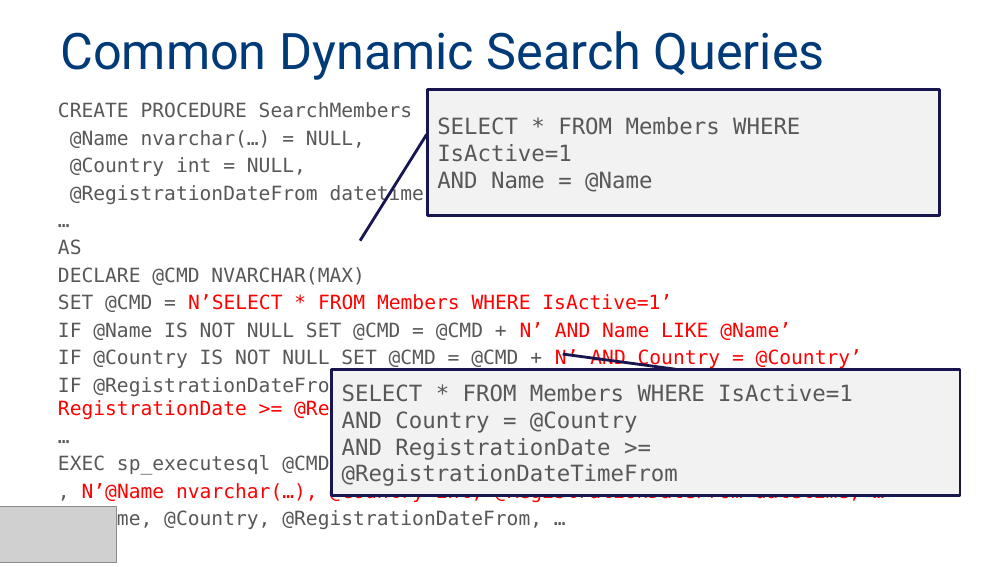
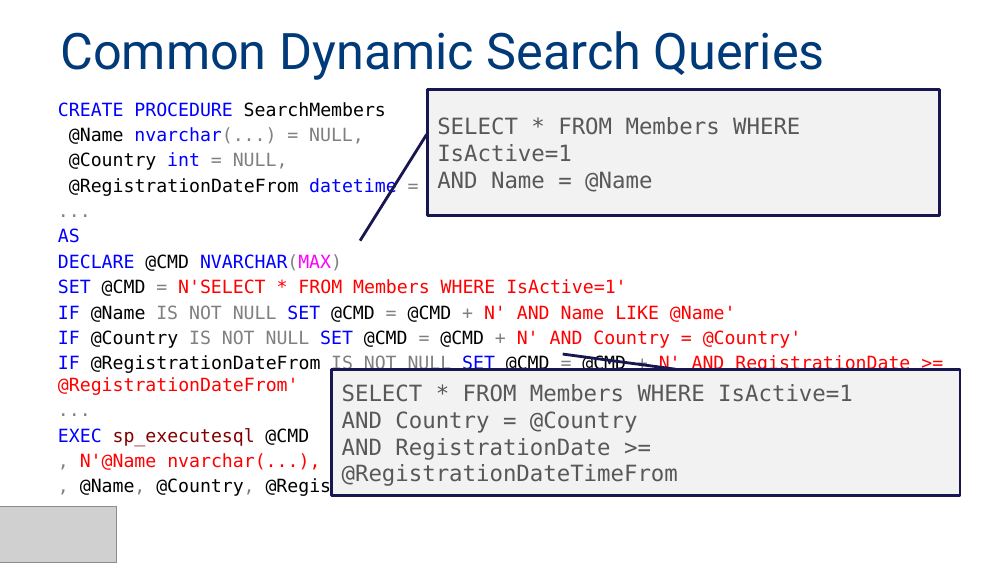
Before and after one commit to MadeiraData/DynamicFilters, a slide deck: slide 10 of DynamicFilters_Presentation_Eng.pptx. Drawn at 1008x567 pixels with LibreOffice and Linux fonts; fonts in the diff are those of the drawing; grey boxes stand for pictures. Boxes give left, top, right and bottom in pixels: in the first picture for what was removed or moved away, otherwise in the second. Text is boxed around its words. In the diff, an @@ line names an element or a change of style, - is before the commit and + after.

Commit message:
presentation changes

```diff
--- a/DynamicFilters_Presentation_Eng.pptx
+++ b/DynamicFilters_Presentation_Eng.pptx
@@ text at bbox=[58, 102, 910, 497]: text changed; size 14 to 12.9 pt; text colour #58585A to #808080 @@
-…
+...
@@ text at bbox=[58, 102, 484, 446]: size 14 to 12.9 pt in "CREATE PROCEDURE SearchMembers", "@Country int = NULL,", "@RegistrationDateFrom datetime = NULL,", "AS" and 2 more places; text colour #58585A to #0000FF in "CREATE PROCEDURE", "int", "datetime", "AS" and 2 more places; text colour #58585A to #000000 in "SearchMembers", "@Country", "@RegistrationDateFrom", "@CMD" and 1 more places; text colour #58585A to #808080 in "= NULL,", "= NULL,", "NVARCHAR(MAX)"; text colour #58585A to #FF00FF in "NVARCHAR(MAX)"; text colour #58585A to #800000 in "sp_executesql" @@
@@ text at bbox=[69, 127, 364, 144]: text changed; size 14 to 12.9 pt; text colour #58585A to #808080 @@
-@Name nvarchar(…) = NULL,
+@Name nvarchar(...) = NULL,
@@ text at bbox=[58, 279, 910, 395]: text changed; size 14 to 12.9 pt @@
-SET @CMD = N’SELECT * FROM Members WHERE IsActive=1’
-IF @Name IS NOT NULL SET @CMD = @CMD + N’ AND Name LIKE @Name’
-IF @Country IS NOT NULL SET @CMD = @CMD + N’ AND Country = @Country’
-IF @RegistrationDateFrom IS NOT NULL SET @CMD = @CMD + N’ AND RegistrationDate >= @RegistrationDateFrom’
-…
+SET @CMD = N'SELECT * FROM Members WHERE IsActive=1'
+IF @Name IS NOT NULL SET @CMD = @CMD + N' AND Name LIKE @Name'
+IF @Country IS NOT NULL SET @CMD = @CMD + N' AND Country = @Country'
+IF @RegistrationDateFrom IS NOT NULL SET @CMD = @CMD + N' AND RegistrationDate >= @RegistrationDateFrom'
+...
@@ text at bbox=[80, 453, 715, 497]: text changed; size 14 to 12.9 pt @@
-, N’@Name nvarchar(…), @Country int, @RegistrationDateFrom datetime, …’
-, @Name, @Country, @RegistrationDateFrom, …
+, N'@Name nvarchar(...), @Country int, @RegistrationDateFrom datetime, ...'
+, @Name, @Country, @RegistrationDateFrom, ...
```
Also in this commit, not shown: 7 other slides changed, 3 slides added, 2 slides removed.
